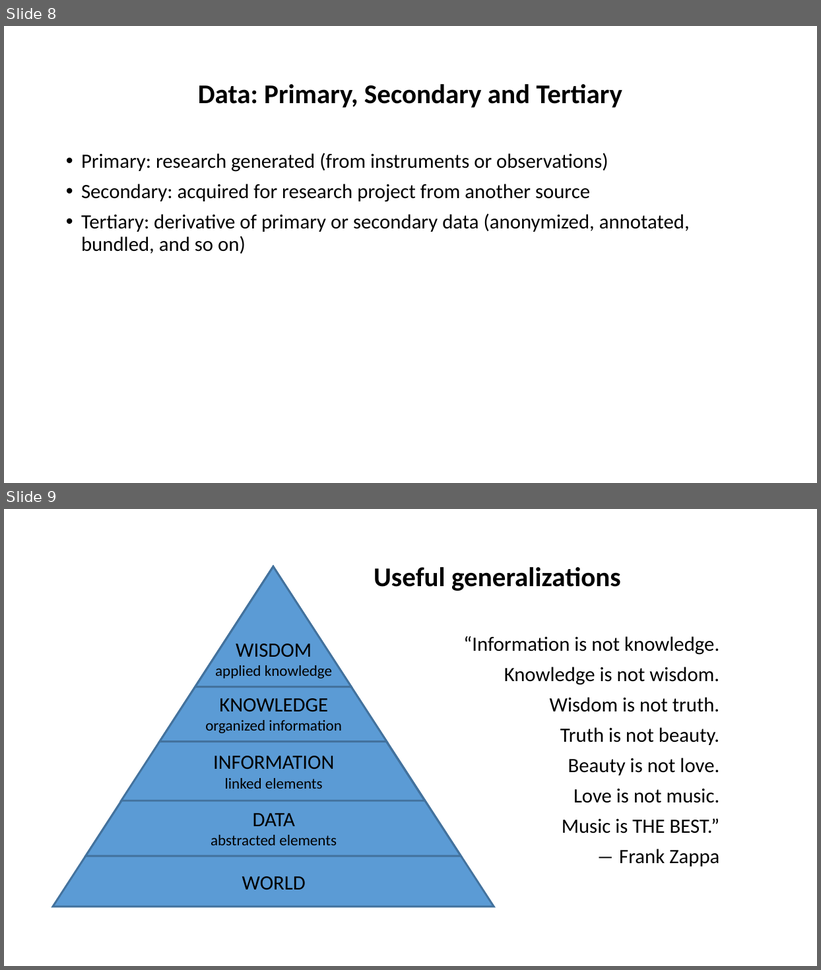
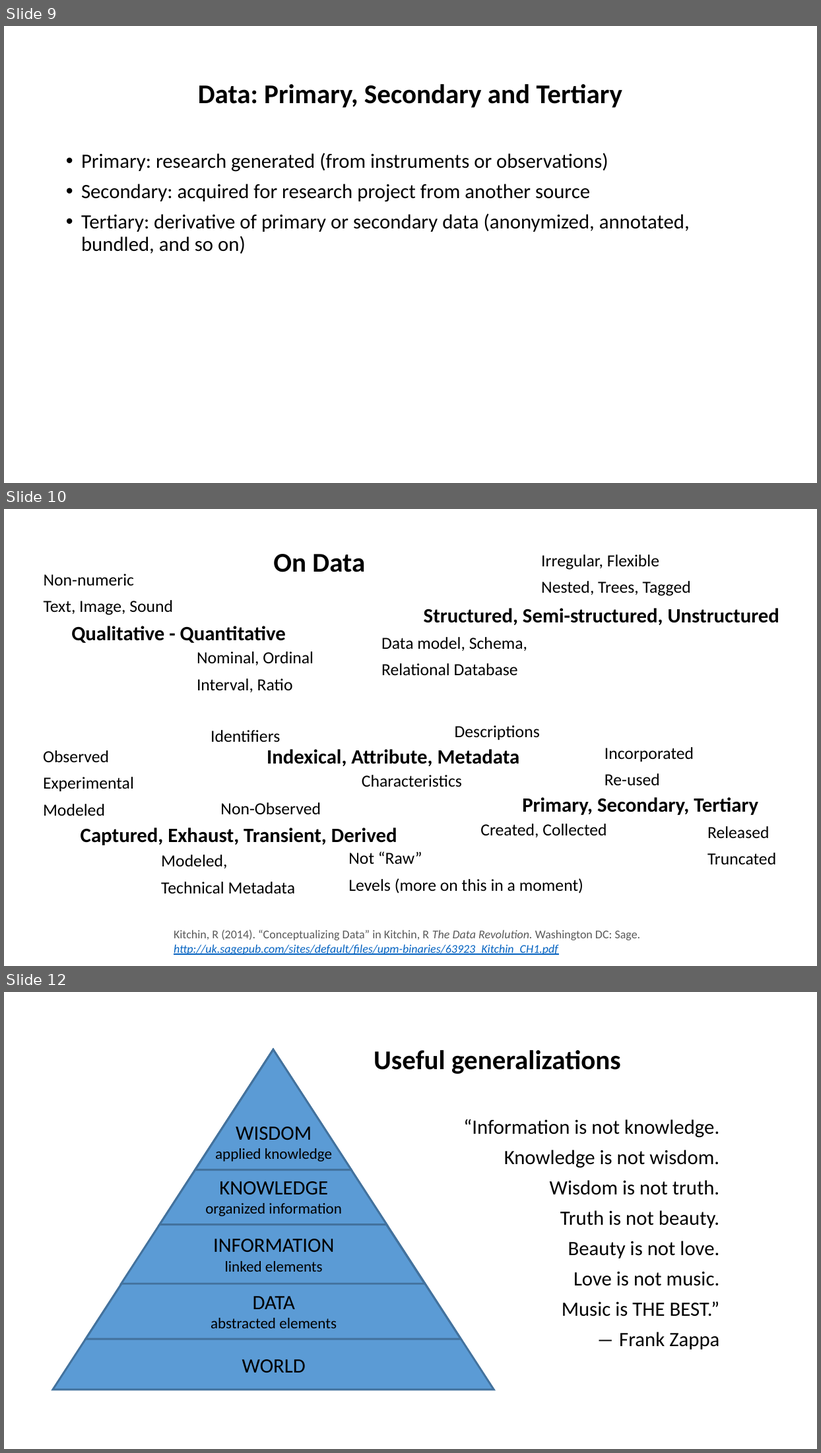
Before and after one commit to tibbben/teaching.data.literacy, a slide deck: UM_DataManagementClass/Lessons/03/03_firstMeeting.pptx. Shown one above the other, each under a label of ours: slides 8 and 9 before the commit, slides 9, 10 and 12 after it; the slides between them are not shown. The pictures are 821x970 and 821x1453 pixels, drawn with LibreOffice and Linux fonts; fonts in the diff are those of the drawing. Boxes give left, top, right and bottom in pixels: in the first picture for what was removed or moved away, otherwise in the second. Text is boxed around its words. In the diff, an @@ line names an element or a change of style, - is before the commit and + after.

```diff
--- a/UM_DataManagementClass/Lessons/03/03_firstMeeting.pptx
+++ b/UM_DataManagementClass/Lessons/03/03_firstMeeting.pptx
@@ slide 10 added at <box>4,509,817,966</box>, background #FFFFFF @@
@@ title added at <box>273,554,365,572</box>, 32 pt, text #000000, bold @@
+On Data
@@ text added at <box>541,555,691,596</box>, 20 pt, text #000000 @@
+Irregular, Flexible
+Nested, Trees, Tagged
@@ text added at <box>44,574,173,615</box>, 20 pt, text #000000 @@
+Non-numeric
+Text, Image, Sound
@@ text added at <box>71,626,286,643</box>, 24 pt, text #000000, bold @@
+Qualitative - Quantitative
@@ text added at <box>424,608,780,625</box>, 24 pt, text #000000, bold @@
+Structured, Semi-structured, Unstructured
@@ text added at <box>382,637,527,676</box>, 20 pt, text #000000 @@
+Data model, Schema,
+Relational Database
@@ text added at <box>197,652,314,692</box>, 20 pt, text #000000 @@
+Nominal, Ordinal
+Interval, Ratio
@@ text added at <box>455,725,540,740</box>, 20 pt, text #000000 @@
+Descriptions
@@ text added at <box>211,730,280,742</box>, 20 pt, text #000000 @@
+Identifiers
@@ text added at <box>43,751,134,816</box>, 20 pt, text #000000 @@
+Observed
+Experimental
+Modeled
@@ text added at <box>267,749,520,766</box>, 24 pt, text #000000, bold @@
+Indexical, Attribute, Metadata
@@ text added at <box>605,747,694,786</box>, 20 pt, text #000000 @@
+Incorporated
+Re-used
@@ text added at <box>362,775,462,788</box>, 20 pt, text #000000 @@
+Characteristics
@@ text added at <box>220,803,321,815</box>, 20 pt, text #000000 @@
+Non-Observed
@@ text added at <box>522,797,758,815</box>, 24 pt, text #000000, bold @@
+Primary, Secondary, Tertiary
@@ text added at <box>481,824,607,838</box>, 20 pt, text #000000 @@
+Created, Collected
@@ text added at <box>81,828,397,846</box>, 24 pt, text #000000, bold @@
+Captured, Exhaust, Transient, Derived
@@ text added at <box>708,826,776,865</box>, 20 pt, text #000000 @@
+Released
+Truncated
@@ text added at <box>161,855,295,894</box>, 20 pt, text #000000 @@
+Modeled,
+Technical Metadata
@@ text added at <box>349,852,583,894</box>, 20 pt, text #000000 @@
+Not “Raw”
+Levels (more on this in a moment)
@@ text added at <box>174,930,641,955</box>, 14 pt, text #595959, italic @@
+Kitchin, R (2014). “Conceptualizing Data” in Kitchin, R The Data Revolution. Washington DC: Sage. http://uk.sagepub.com/sites/default/files/upm-binaries/63923_Kitchin_CH1.pdf
@@ what was slide 8 is now slide 9 @@
@@ what was slide 9 is now slide 12 @@
```
Also in this commit, not shown: 3 slides changed, 2 other slides added, 1 other file.
